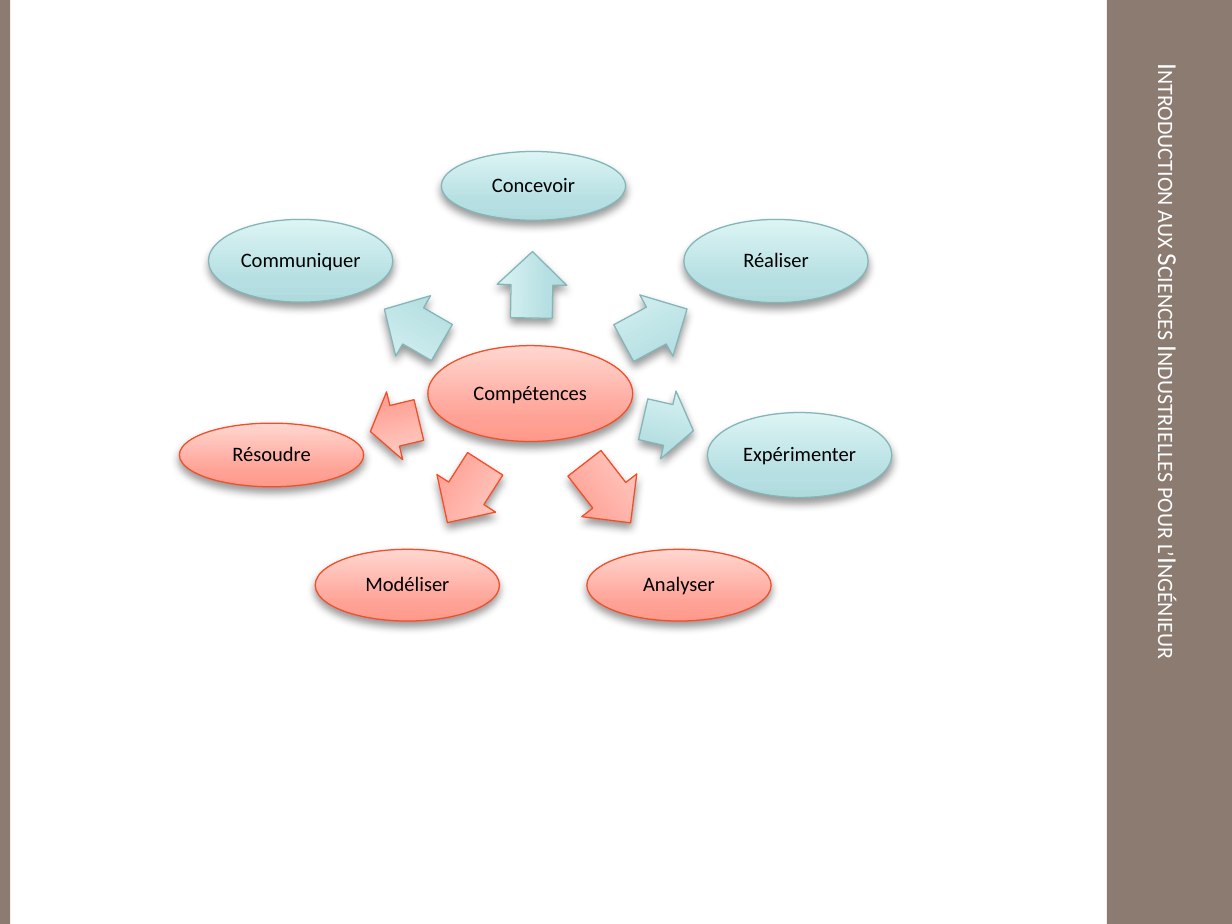
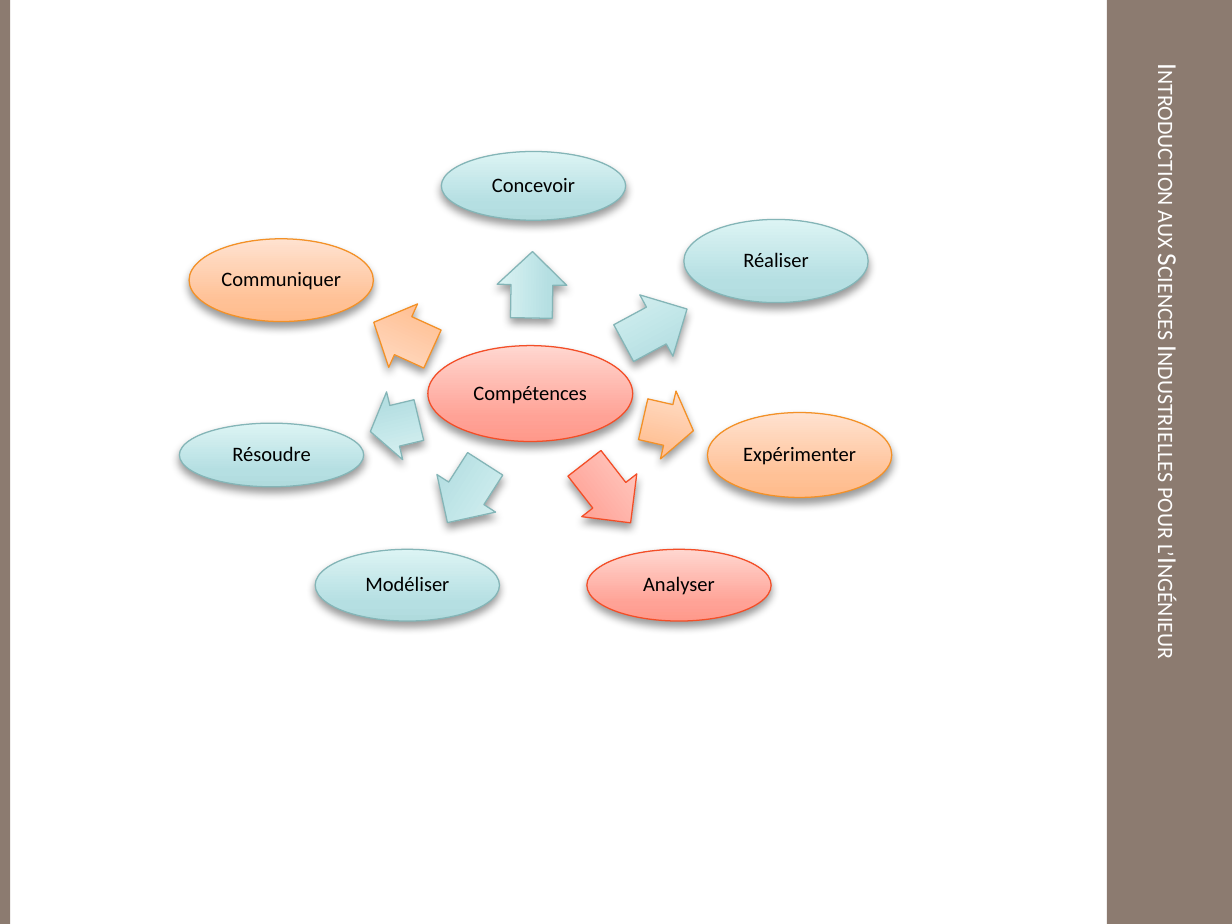
Before and after one commit to xpessoles/TP_Documents, a slide deck: slide 6 of Ressources/Ecarts.pptx. Drawn at 1232x924 pixels with LibreOffice and Linux fonts; fonts in the diff are those of the drawing; background and template pictures are left out. Boxes give left, top, right and bottom in pixels: in the first picture for what was removed or moved away, otherwise in the second. Text is boxed around its words. In the diff, an @@ line names an element or a change of style, - is before the commit and + after.

```diff
--- a/Ressources/Ecarts.pptx
+++ b/Ressources/Ecarts.pptx
@@ ellipse: place and size @@
-ellipse at (208, 219, 393, 302)
+ellipse at (190, 239, 375, 322)
@@ fill gradient #B1DCDD to #B6E0E2 to #DCF3F4 to gradient #FFBC8C to #FFC297 to #FFE3D2; outline #84B5B6 0.75 pt to #F39227 0.75 pt in 3 elements at (636, 386, 702, 466), (707, 413, 892, 498), (190, 239, 375, 322) @@
@@ text "Communiquer": place and size @@
-text "Communiquer" at (241, 253, 361, 271)
+text "Communiquer" at (221, 272, 341, 290)
@@ right arrow at (359, 290, 447, 381): fill gradient #B1DCDD to #B6E0E2 to #DCF3F4 to gradient #FFBC8C to #FFC297 to #FFE3D2; outline #84B5B6 0.75 pt to #F39227 0.75 pt; rotation 210 to 204 degrees @@
@@ fill gradient #FF9A8C to #FFA397 to #FFD6D2 to gradient #B1DCDD to #B6E0E2 to #DCF3F4; outline #F34E27 0.75 pt to #84B5B6 0.75 pt in 4 elements at (418, 445, 515, 542), (315, 549, 500, 621), (362, 386, 426, 466), (180, 424, 365, 488) @@
```
Also in this commit, not shown: 7 other files.
